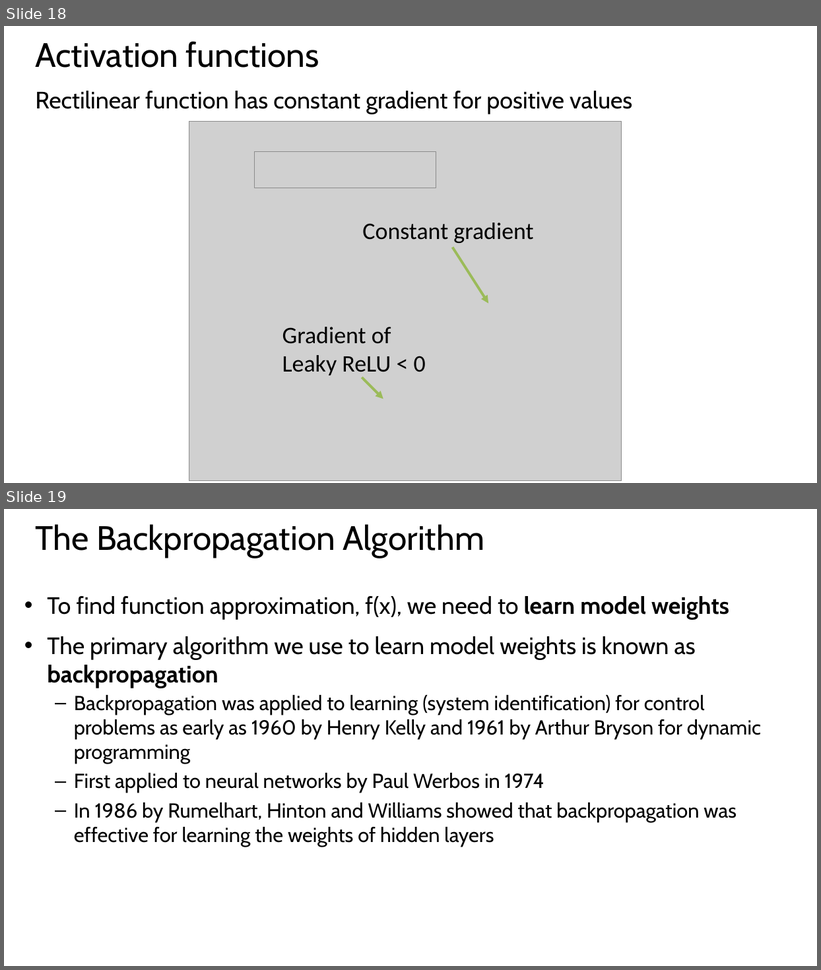
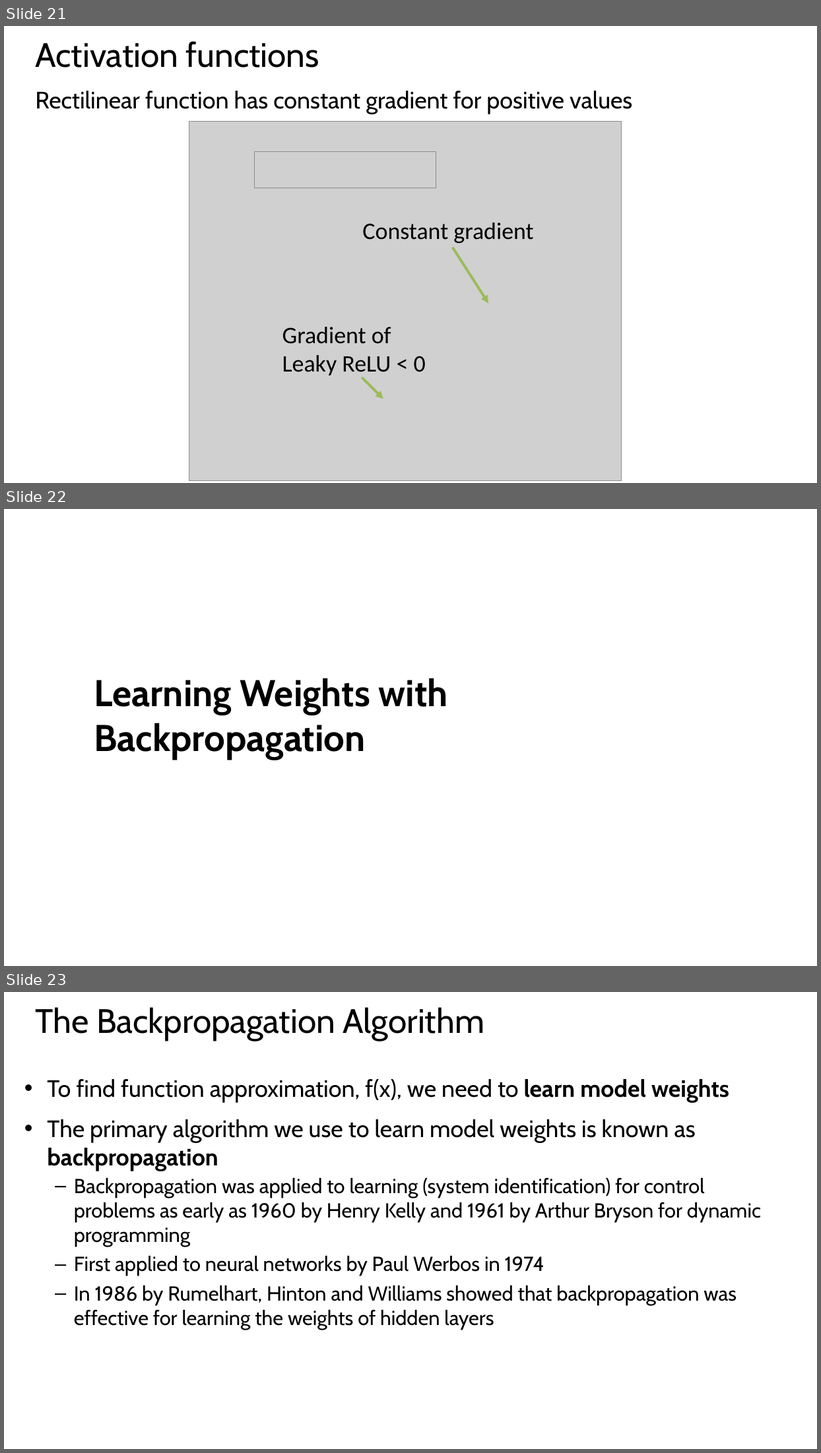
Before and after one commit to StephenElston/CSCI-E25, a slide deck: Slides/5_BuildingBlocksOfDeepLearning.pptx. Shown one above the other, each under a label of ours: slides 18 and 19 before the commit, slides 21, 22 and 23 after it. The pictures are 821x970 and 821x1453 pixels, drawn with LibreOffice and Linux fonts; fonts in the diff are those of the drawing; grey boxes stand for pictures. Boxes give left, top, right and bottom in pixels: in the first picture for what was removed or moved away, otherwise in the second. Text is boxed around its words. In the diff, an @@ line names an element or a change of style, - is before the commit and + after.

```diff
--- a/Slides/5_BuildingBlocksOfDeepLearning.pptx
+++ b/Slides/5_BuildingBlocksOfDeepLearning.pptx
@@ slide 22 added at box(4, 509, 817, 966), background #FFFFFF @@
@@ subtitle added at box(94, 678, 448, 760), 44 pt, text #000000, bold @@
+Learning Weights with Backpropagation
@@ what was slide 18 is now slide 21 @@
@@ what was slide 19 is now slide 23 @@
```
Also in this commit, not shown: 3 slides changed, 10 other slides added.
